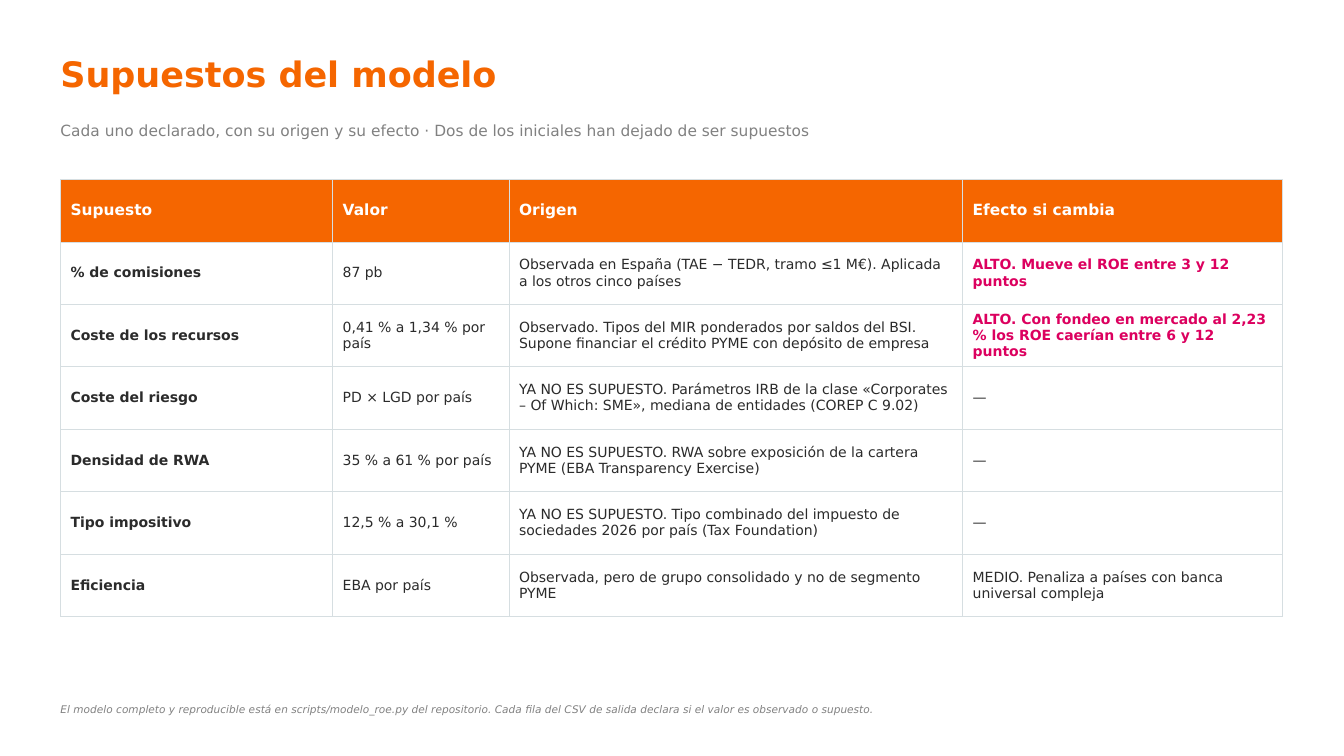
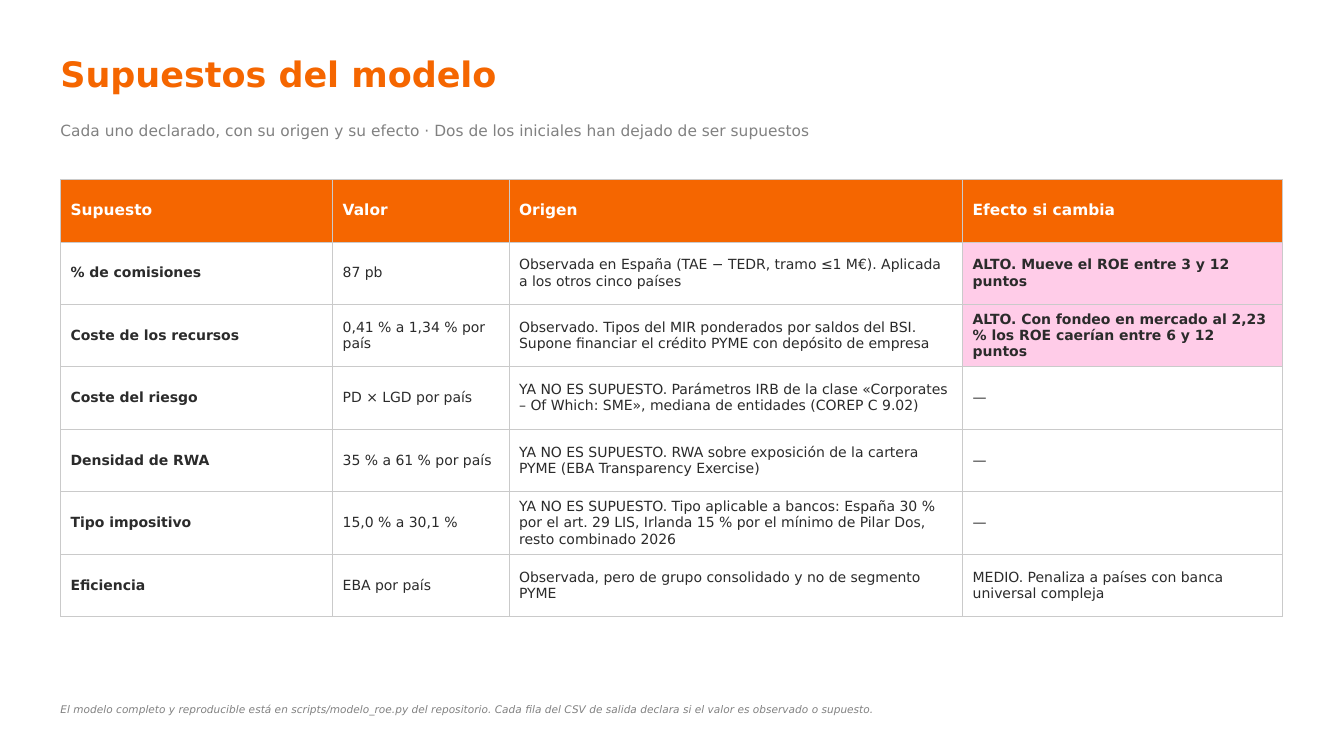
Before and after one commit to agomez2812-lang/sturdy-barnacle, a slide deck: slide 19 of pres/rentabilidad_pyme.pptx. Drawn at 1344x756 pixels with LibreOffice and Linux fonts; fonts in the diff are those of the drawing. Boxes give left, top, right and bottom in pixels: in the first picture for what was removed or moved away, otherwise in the second. Text is boxed around its words. In the diff, an @@ line names an element or a change of style, - is before the commit and + after.

```diff
--- a/pres/rentabilidad_pyme.pptx
+++ b/pres/rentabilidad_pyme.pptx
@@ table at (x1=60, y1=179, x2=1282, y2=605) @@
-row 6, column 2: 12,5 % a 30,1 %
+row 6, column 2: 15,0 % a 30,1 %
-row 6, column 3: YA NO ES SUPUESTO. Tipo combinado del impuesto de sociedades 2026 por país (Tax Foundation)
+row 6, column 3: YA NO ES SUPUESTO. Tipo aplicable a bancos: España 30 % por el art. 29 LIS, Irlanda 15 % por el mínimo de Pilar Dos, resto combinado 2026
@@ fill none to #FFCCE8 in 2 cells @@
@@ text colour #DC005F to #2B2B2B in "ALTO. Mueve el ROE entre 3 y ...", "ALTO. Con fondeo en mercado al 2,23 ..." @@
@@ borders changed @@
```
Also in this commit, not shown: 20 other slides changed, 5 other files.
